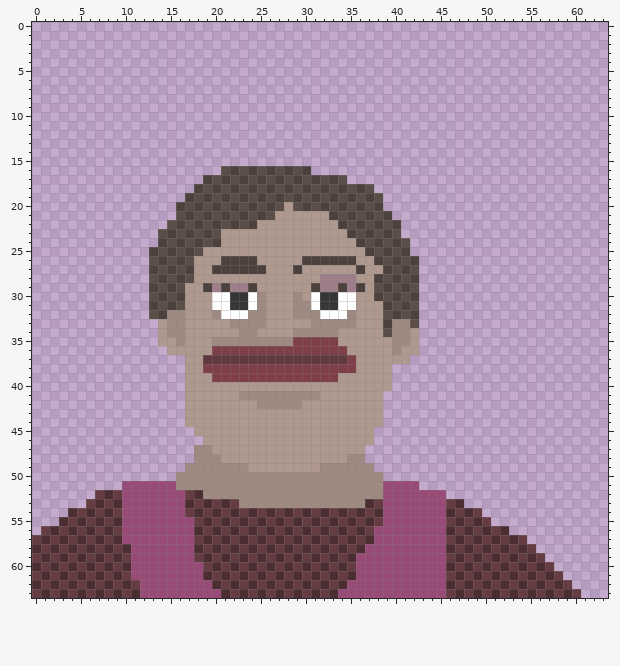
Two states of a pixel-art sprite, sprites/spr_fp_face/f4cbcdbc-3fee-40c3-a62b-67eb24c7fad6.png. The picture above was drawn from the file before the commit.
The file is 64x64 pixels.
Once edited:
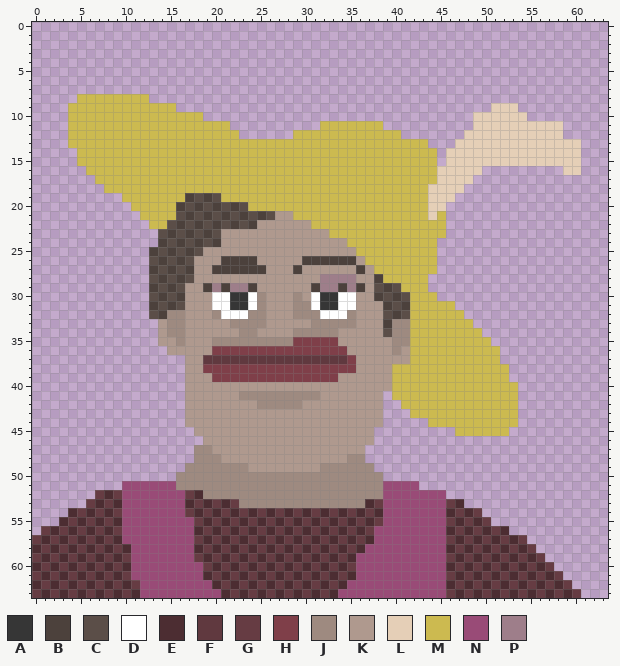
Palette (. is transparent): A #363636  B #4c413c  C #5b4e48  D #ffffff  E #4c2d32  F #60393f  G #663c43  H #7f3f49  J #9e8a80  K #af998e  L #e5cfb7  M #ccba50  N #994b77  P #9e7e8a
The edit:
Colour L is added in row 9 at x 51 to 53; in row 10 at x 49 to 54; in row 11 at x 49 to 58; in row 12 at x 48 to 58; in row 13 at x 47 to 60; in rows 14 to 15 at x 46 to 60.
Colour L is added in row 16 at x 45 to 49 and 59 to 60; in row 17 at x 45 to 48; in row 18 at x 44 to 47; in row 19 at x 44 to 46; in row 20 at x 44 to 45; in row 21 at x 44.
Colour M is added in row 8 at x 5 to 12; in row 9 at x 4 to 15; in row 10 at x 4 to 18; in row 11 at x 4 to 21 and 32 to 38; in row 12 at x 4 to 22 and 29 to 40; in row 13 at x 4 to 43.
Colour M is added in rows 14 to 15 at x 5 to 44; in row 16 at x 6 to 20 and 31 to 44; in row 17 at x 7 to 18 and 35 to 44; in row 18 at x 8 to 17 and 38 to 43; in row 19 at x 10 to 16 and 39 to 43; in row 20 at x 11 to 15 and 39 to 43.
Colour M is added in row 21 at x 12 to 15, 40 to 43 and 45; in row 22 at x 13 to 14 and 41 to 45; in row 23 at x 41 to 45; in rows 24 to 25 at x 42 to 44; in rows 26 to 27 at x 43 to 44; in rows 28 to 29 at x 43.
Colour M is added in row 30 at x 43 to 44; in row 31 at x 43 to 46; in row 32 at x 43 to 47; in row 33 at x 43 to 48; in row 34 at x 43 to 49; in row 35 at x 43 to 50.
Colour M is added in row 36 at x 43 to 51; in row 37 at x 42 to 51; in rows 38 to 39 at x 40 to 52; in rows 40 to 41 at x 40 to 53; in row 42 at x 41 to 53; in row 43 at x 42 to 53.
Colour M is added in row 44 at x 44 to 53; in row 45 at x 47 to 52.
Colour M replaces colour B in row 16 at x 22, 24, 26, 28 and 30; in row 17 at x 19, 21, 23, 25, 27, 29, 31 and 33; in row 18 at x 18, 20, 22, 24, 26, 28, 30, 32, 34 and 36; in row 19 at x 21, 23, 25, 27, 29, 31, 33, 35 and 37; in row 20 at x 24, 26, 30, 32, 34, 36 and 38; in row 21 at x 33, 35, 37 and 39.
Colour M replaces colour B in row 22 at x 34, 36, 38 and 40; in row 23 at x 35, 37 and 39; in row 24 at x 36, 38 and 40; in row 25 at x 37, 39 and 41; in row 26 at x 38, 40 and 42; in row 27 at x 39 and 41.
Colour M replaces colour B in row 28 at x 40 and 42; in row 29 at x 41; in row 30 at x 42; in row 32 at x 42.
Colour M replaces colour C in row 16 at x 21, 23, 25, 27 and 29; in row 17 at x 20, 22, 24, 26, 28, 30, 32 and 34; in row 18 at x 19, 21, 23, 25, 27, 29, 31, 33, 35 and 37; in row 19 at x 22, 24, 26, 28, 30, 32, 34, 36 and 38; in row 20 at x 25, 27, 29, 31, 33, 35 and 37; in row 21 at x 34, 36 and 38.
Colour M replaces colour C in row 22 at x 35, 37 and 39; in row 23 at x 36, 38 and 40; in row 24 at x 37, 39 and 41; in row 25 at x 38 and 40; in row 26 at x 39 and 41; in row 27 at x 40 and 42.
Colour M replaces colour C in row 28 at x 39 and 41; in row 29 at x 42; in row 31 at x 42; in row 33 at x 42.
Colour M replaces colour K in row 20 at x 28; in row 21 at x 29 to 32; in row 22 at x 31 to 33; in row 23 at x 33 to 34; in row 24 at x 35; in row 25 at x 36.
Colour M replaces colour K in row 26 at x 37; in row 27 at x 38; in rows 34 to 36 at x 42.
Pixel boxes of the changes (left, top, right, bottom) in both pictures:
changed: (68, 94, 581, 436)
